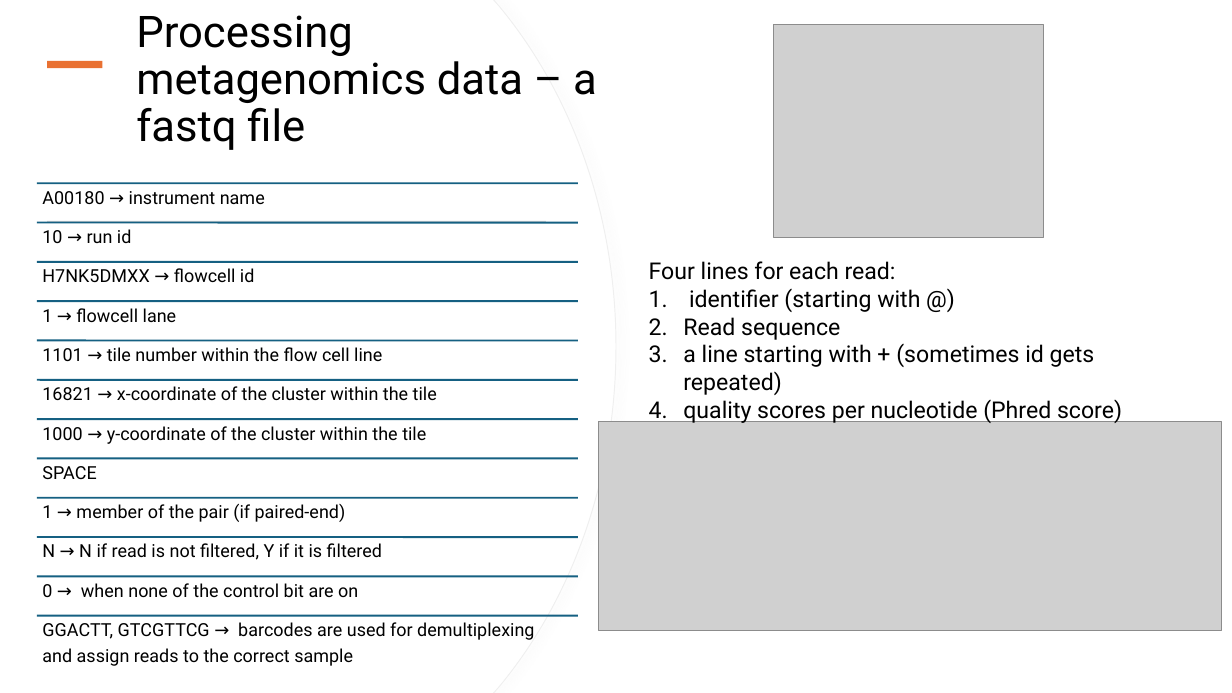
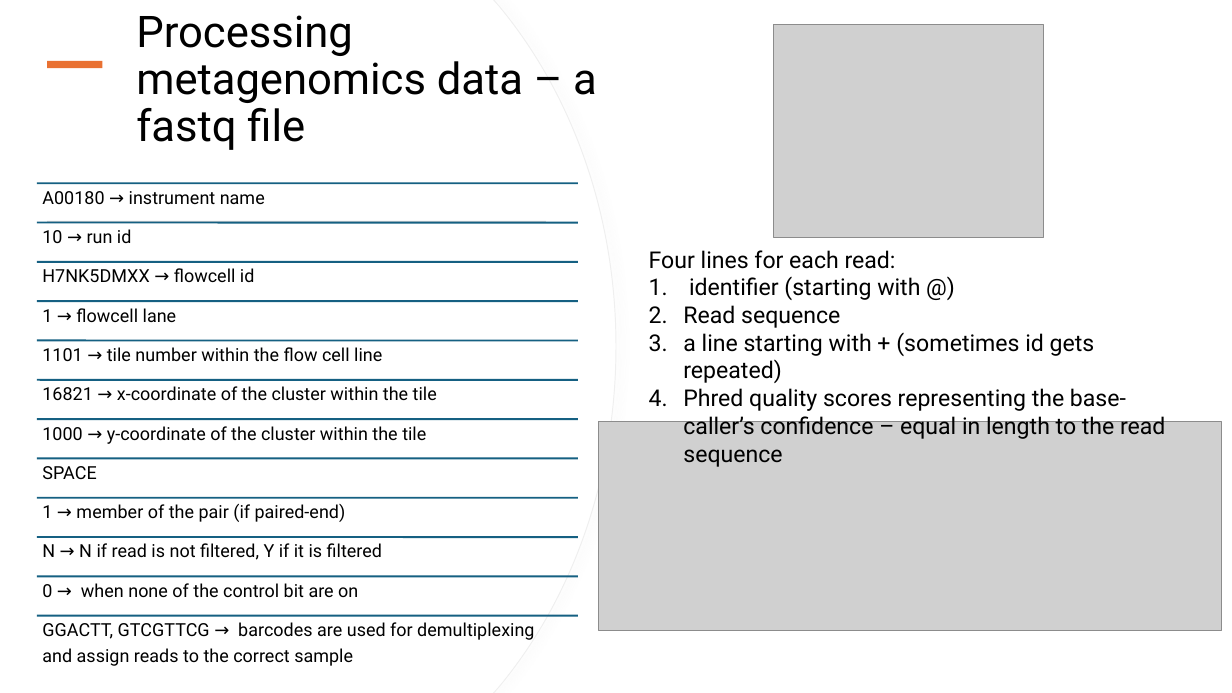
Before and after one commit to biosustain/dsp_metagenomics_training, a slide deck: slide 5 of course_contents/DataProcessing_taxprofiler.pptx. Drawn at 1232x693 pixels with LibreOffice and Linux fonts; fonts in the diff are those of the drawing; grey boxes stand for pictures. Boxes give left, top, right and bottom in pixels: in the first picture for what was removed or moved away, otherwise in the second. Text is boxed around its words. In the diff, an @@ line names an element or a change of style, - is before the commit and + after.

Commit message:
Final versions of Metagenomics Introduction and Data Processing presentations

```diff
--- a/course_contents/DataProcessing_taxprofiler.pptx
+++ b/course_contents/DataProcessing_taxprofiler.pptx
@@ text "Four lines for each read:": place and size @@
-text "Four lines for each read:" at (649,261,1122,423)
+text "Four lines for each read:" at (649,250,1165,435)
@@ text at (683,388,1165,435): text changed @@
-4. quality scores per nucleotide (Phred score)
+4. Phred quality scores representing the base-caller’s confidence – equal in length to the read sequence
```
Also in this commit, not shown: 3 other slides changed, 3 other files.
